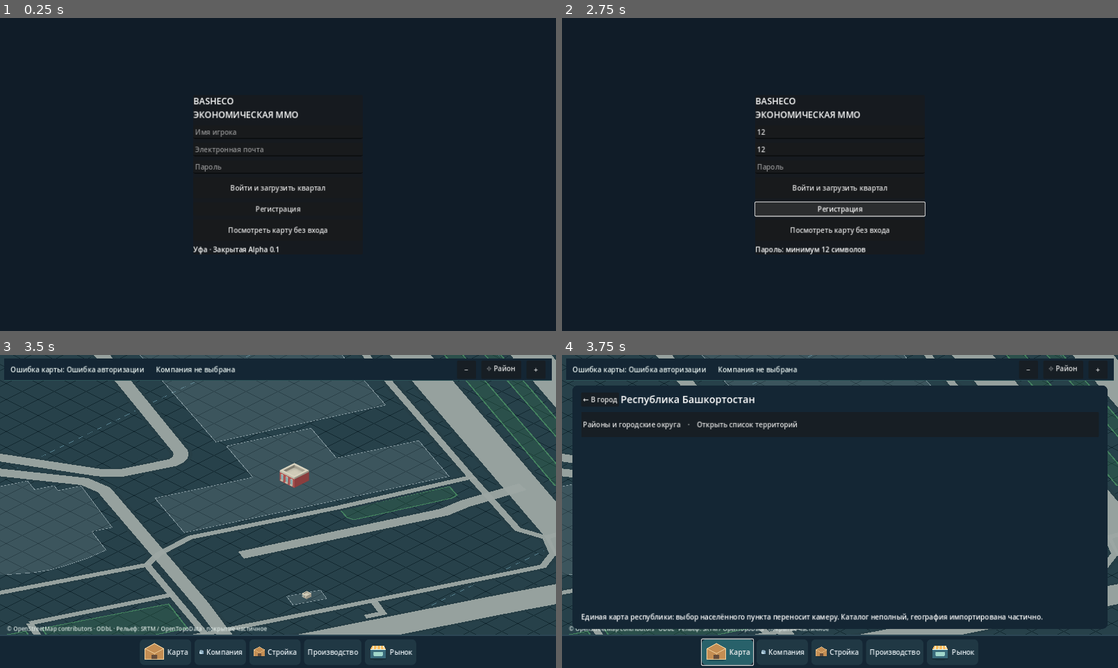
Above: before the commit, frames 1-4 (two rows, left to right).
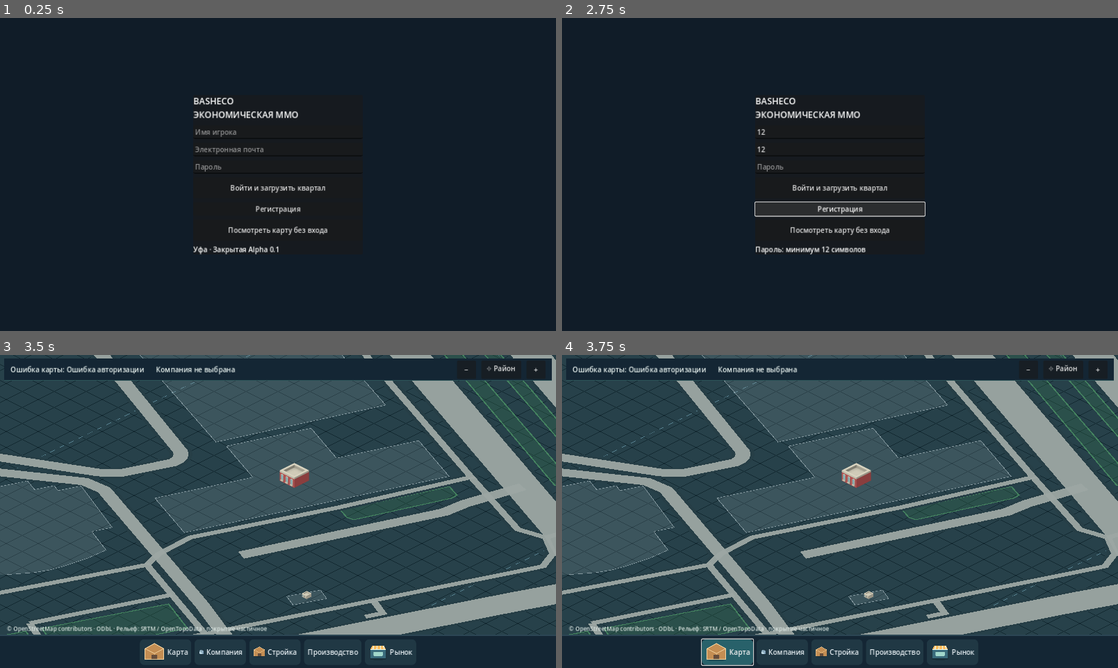
Above: after the commit, the same moments.

Repository: maillunex-lang/basheco
Game: Godot game, scene res://scenes/world.tscn
Same seed, same stepped clock (60 frames per second), same inputs: the game is played once before the commit and once after it.
Inputs (mouse positions are in pixels of both pictures, inside the frame that each line leads up to):
- Up to frame 1 (0.25 s): no input
- Up to frame 2 (2.75 s): click (840, 130) at 0.52 s; type "12" at 0.6 s; click (840, 149) at 0.75 s; type "12" at 0.83 s; click (840, 168) at 0.98 s; type "12" at 1.07 s; click "Войти и загрузить квартал" at 1.25 s; click "Регистрация" at 2 s
- Up to frame 3 (3.5 s): click "Посмотреть карту без входа" at 2.75 s
- Up to frame 4 (3.75 s): click "Карта" at 3.5 s

Frames 1-3 are identical in both runs. In frame 4, 66% of the frame differs, in the area x 1-99%, y 9-88%.
Error after the commit: Parse Error: Expected end of statement after expression, found ":" instead. (res://scripts/geography_menu.gd:174)

Commit message:
feat(nav): searchable paginated OKTMO municipality and settlement picker

Diff:
--- a/client/scripts/geography_menu.gd
+++ b/client/scripts/geography_menu.gd
@@ -1,31 +1,34 @@
 extends CanvasLayer
-## Lightweight geographic navigation. Choosing a settlement moves the camera inside
-## the one continuous world; it never loads a separate map.
-const CATALOG := "res://data/regions_bashkortostan.json"
+## Navigation from the versioned OKTMO registry; no per-city scenes or invented locations.
+const CATALOG := "res://data/admin_navigation.json"
+const PAGE_SIZE := 60
 var panel: PanelContainer
 var title_label: Label
 var list_box: VBoxContainer
 var back_button: Button
+var search_field: LineEdit
+var status_label: Label
 var catalog: Dictionary = {}
 var current_district: Dictionary = {}
 var level := 0
+var page := 0
 
 func _ready() -> void:
     var file := FileAccess.open(CATALOG, FileAccess.READ)
     if file != null:
         var parsed: Variant = JSON.parse_string(file.get_as_text())
-        if typeof(parsed) == TYPE_DICTIONARY:
+        if typeof(parsed) == TYPE_DICTIONARY and parsed.get("schema", "") == "basheco.navigation/1":
             catalog = parsed
     panel = PanelContainer.new()
     panel.set_anchors_and_offsets_preset(Control.PRESET_FULL_RECT)
-    panel.offset_left = 24
-    panel.offset_top = 70
-    panel.offset_right = -24
-    panel.offset_bottom = -90
+    panel.offset_left = 16
+    panel.offset_top = 64
+    panel.offset_right = -16
+    panel.offset_bottom = -72
     panel.add_theme_stylebox_override("panel", _style())
     add_child(panel)
     var content := VBoxContainer.new()
-    content.add_theme_constant_override("separation", 12)
+    content.add_theme_constant_override("separation", 9)
     panel.add_child(content)
     var header := HBoxContainer.new()
     content.add_child(header)
@@ -34,83 +37,148 @@
     back_button.pressed.connect(_back)
     header.add_child(back_button)
     title_label = Label.new()
-    title_label.add_theme_font_size_override("font_size", 23)
+    title_label.size_flags_horizontal = Control.SIZE_EXPAND_FILL
+    title_label.add_theme_font_size_override("font_size", 19)
+    title_label.clip_text = true
     header.add_child(title_label)
+    var close_button := Button.new()
+    close_button.text = "✕"
+    close_button.pressed.connect(hide)
+    header.add_child(close_button)
+    search_field = LineEdit.new()
+    search_field.placeholder_text = "Поиск района или населённого пункта"
+    search_field.clear_button_enabled = true
+    search_field.text_changed.connect(_on_search)
+    content.add_child(search_field)
     var scroll := ScrollContainer.new()
     scroll.size_flags_vertical = Control.SIZE_EXPAND_FILL
     content.add_child(scroll)
     list_box = VBoxContainer.new()
     list_box.size_flags_horizontal = Control.SIZE_EXPAND_FILL
-    list_box.add_theme_constant_override("separation", 9)
+    list_box.add_theme_constant_override("separation", 5)
     scroll.add_child(list_box)
-    var note := Label.new()
-    note.text = "Единая карта республики: выбор населённого пункта переносит камеру. Каталог неполный, география импортирована частично."
-    note.autowrap_mode = TextServer.AUTOWRAP_WORD_SMART
-    content.add_child(note)
+    status_label = Label.new()
+    status_label.autowrap_mode = TextServer.AUTOWRAP_WORD_SMART
+    content.add_child(status_label)
     hide()
 
 func _style() -> StyleBoxFlat:
     var style := StyleBoxFlat.new()
     style.bg_color = Color("#142634")
     style.set_corner_radius_all(12)
-    style.content_margin_left = 20
-    style.content_margin_right = 20
-    style.content_margin_top = 16
-    style.content_margin_bottom = 16
+    style.content_margin_left = 14
+    style.content_margin_right = 14
+    style.content_margin_top = 12
+    style.content_margin_bottom = 12
     return style
 
 func open_map() -> void:
     level = 0
+    page = 0
+    search_field.text = ""
     _render()
     show()
 
+func _on_search(_value: String) -> void:
+    page = 0
+    _render()
+
+func _matches(haystack: String, query: String) -> bool:
+    return haystack.to_lower().contains(query)
+
+func _results() -> Array[Dictionary]:
+    var result: Array[Dictionary] = []
+    var query := search_field.text.strip_edges().to_lower()
+    if catalog.is_empty():
+        return result
+    if level == 0 and query.is_empty():
+        return result
+    if level == 1 or (level == 0 and not query.is_empty()):
+        for district in catalog.get("districts", []):
+            if query.is_empty() or _matches(str(district.get("name", "")), query):
+                result.append({"kind": "district", "data": district})
+            if not query.is_empty():
+                for settlement in district.get("locations", []):
+                    var label := str(settlement.get("name", "")) + " " + str(settlement.get("unit", ""))
+                    if _matches(label, query):
+                        result.append({"kind": "settlement", "data": settlement, "district": district})
+    else:
+        for settlement in current_district.get("locations", []):
+            var label := str(settlement.get("name", "")) + " " + str(settlement.get("unit", ""))
+            if query.is_empty() or _matches(label, query):
+                result.append({"kind": "settlement", "data": settlement, "district": current_district})
+    return result
+
 func _render() -> void:
     for child in list_box.get_children():
+        list_box.remove_child(child)
         child.queue_free()
-    back_button.visible = true
-    if level == 0:
+    back_button.text = "← Закрыть" if level == 0 else "← Назад"
+    if catalog.is_empty():
+        title_label.text = "Карта Башкортостана"
+        status_label.text = "Справочник не найден. Сначала сформируйте admin_navigation.json."
+        return
+    if level == 0 and search_field.text.strip_edges().is_empty():
         title_label.text = "Республика Башкортостан"
-        back_button.text = "← В город"
-        _entry("Районы и городские округа", "Открыть список территорий", func(): level = 1; _render(), true)
-    elif level == 1:
-        title_label.text = "Районы и городские округа"
-        back_button.text = "← Республика"
-        for district in catalog.get("districts", []):
-            var item: Dictionary = district
-            _entry(str(item.get("name", "")), "Выбрать территорию", func(): _select_district(item), true)
-    else:
-        title_label.text = str(current_district.get("name", "Локации"))
-        back_button.text = "← Районы"
-        for location in current_district.get("locations", []):
-            var item: Dictionary = location
-            var playable := bool(item.get("playable", false))
-            var previewable := bool(item.get("previewable", false))
-            var caption := "Перейти на карте" if playable or previewable else "Пока недоступно в Alpha"
-            _entry(str(item.get("name", "")), caption, func(): _enter_location(item), playable or previewable)
+        _entry("Районы и городские округа", "63 территории", func(): _open_districts(), true)
+        status_label.text = "Выберите территорию или найдите населённый пункт по названию."
+        return
+    title_label.text = "Поиск по республике" if level == 0 else ("Районы и округа" if level == 1 else str(current_district.get("name", "")))
+    var items := _results()
+    var start := page * PAGE_SIZE
+    for i in range(start, mini(start + PAGE_SIZE, items.size())):
+        var result: Dictionary = items[i]
+        if result["kind"] == "district":
+            var district: Dictionary = result["data"]
+            _entry(str(district["name"]), str(district.get("locations", []).size()) + " населённых пунктов", func(): _select_district(district), true)
+        else:
+            var location: Dictionary = result["data"]
+            var district: Dictionary = result["district"]
+            var cell: Variant = location.get("cell")
+            var available := typeof(cell) == TYPE_ARRAY and cell.size() == 2
+            var caption := str(location.get("type", "")) + " · " + str(district["name"])
+            if not available:
+                caption += " · координаты не подтверждены"
+            _entry(str(location["name"]), caption, func(): _enter_location(location), available)
+    if start + PAGE_SIZE < items.size():
+        _entry("Показать ещё", str(items.size() - start - PAGE_SIZE) + " записей", func(): page += 1; _render(), true)
+    status_label.text = "Найдено: %d. Показано: %d." % [items.size(), mini(start + PAGE_SIZE, items.size())]
 
 func _entry(name: String, subtitle: String, action: Callable, enabled: bool) -> void:
     var button := Button.new()
-    button.text = name + "    ·    " + subtitle
+    button.text = name + "\n" + subtitle
     button.alignment = HORIZONTAL_ALIGNMENT_LEFT
-    button.custom_minimum_size.y = 58
+    button.custom_minimum_size.y = 55
     button.disabled = not enabled
     button.pressed.connect(action)
     list_box.add_child(button)
 
+func _open_districts() -> void:
+    level = 1
+    page = 0
+    _render()
+
 func _select_district(item: Dictionary) -> void:
     current_district = item
     level = 2
+    page = 0
+    search_field.text = ""
     _render()
 
 func _enter_location(item: Dictionary) -> void:
-    if not bool(item.get("playable", false)) and not bool(item.get("previewable", false)):
+    var cell: Variant = item.get("cell")
+    if typeof(cell) != TYPE_ARRAY or cell.size() != 2:
         return
-    if get_parent().open_location(str(item.get("id", ""))):
-        hide()
+    var parent := get_parent()
+    if parent.has_method("open_world_cell"):
+        parent.open_world_cell(Vector2i(int(cell[0]), int(cell[1])), str(item.get("name", ""))):
+            hide()
 
 func _back() -> void:
     if level == 0:
         hide()
     else:
         level -= 1
+        page = 0
+        search_field.text = ""
         _render()
